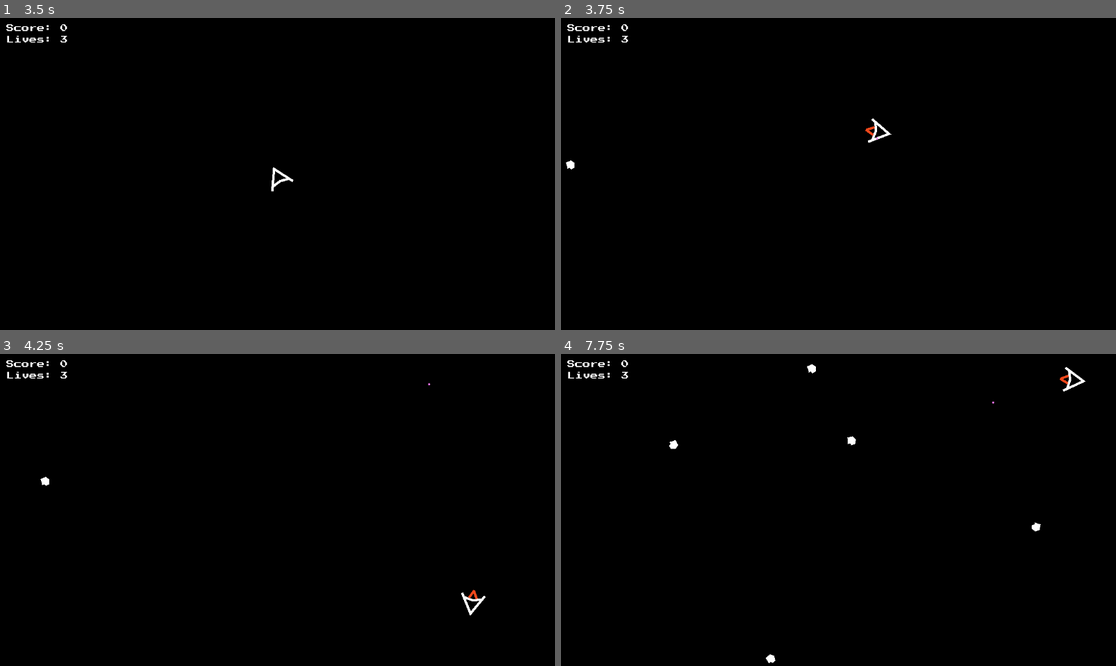
Above: before the commit, frames 1-4 (two rows, left to right).
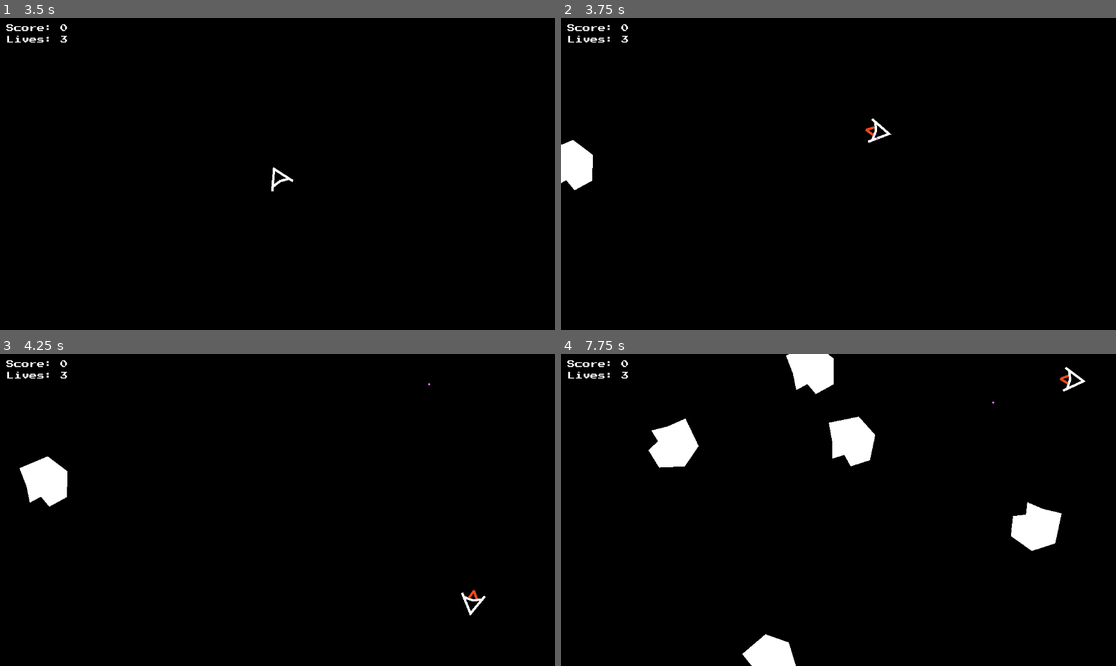
Above: after the commit, the same moments.

Repository: evanboerchers/asteroids
Game: Godot game, scene res://menu/menu.tscn
Same seed, same stepped clock (60 frames per second), same inputs: the game is played once before the commit and once after it.
Inputs:
- Up to frame 1 (3.5 s): click "Play Game" at 0.5 s; tap Enter at 1.25 s; hold D (move_right) 1.28-2.03 s; tap Space (shoot) at 1.35, 2.1, 2.85 s; hold A (move_left) 2.03-2.78 s; hold D (move_right) from 2.78 s (still down)
- Up to frame 2 (3.75 s): release D (move_right) at 3.53 s; hold W (move_up) from 3.53 s (still down); tap Space (shoot) at 3.6 s
- Up to frame 3 (4.25 s): keep holding W (move_up)
- Up to frame 4 (7.75 s): release W (move_up) at 4.28 s; hold A (move_left) 4.28-6.53 s; tap Space (shoot) every 0.75 s from 4.35 to 7.35 s; hold D (move_right) 6.53-7.28 s; hold W (move_up) from 7.28 s (still down)

Frame 1 is identical in both runs. In frame 2, 0.7% of the frame differs, in the area x 0-6%, y 38-56%; in frame 3, 0.9%; in frame 4, 4.3%, in the area x 15-91%, y 0-100%.

Commit message:
asteroid hitboces

Diff:
--- a/asteroid/asteroid.tscn
+++ b/asteroid/asteroid.tscn
@@ -7,15 +7,16 @@
 metadata/_edit_group_ = true
 
 [node name="Polygon2D" type="Polygon2D" parent="."]
-position = Vector2(-3, 4)
-scale = Vector2(1, 1.2)
+position = Vector2(-13.1579, 23.3333)
+scale = Vector2(5.26316, 6.66667)
 polygon = PackedVector2Array(-5, -5, -4, -11, 8, -10, 12, -3, 7, 4, -1, 4, -2, 0, -7, 0)
 
 [node name="CollisionPolygon2D" type="CollisionPolygon2D" parent="."]
-position = Vector2(-0.368751, 0.0999994)
-scale = Vector2(0.96875, 1.00781)
-polygon = PackedVector2Array(-7, -8, 6, -7, 9, 0, 3, 8)
+position = Vector2(-13.1579, 23.3333)
+scale = Vector2(5.26316, 6.66667)
+polygon = PackedVector2Array(-5, -5, -4, -11, 8, -10, 12, -3, 7, 4, -1, 4, -2, 0, -7, 0)
 
 [node name="VisibleOnScreenNotifier2D" type="VisibleOnScreenNotifier2D" parent="."]
+rect = Rect2(-50, -50, 100, 100)
 
 [connection signal="screen_exited" from="VisibleOnScreenNotifier2D" to="." method="_on_visible_on_screen_notifier_2d_screen_exited"]
